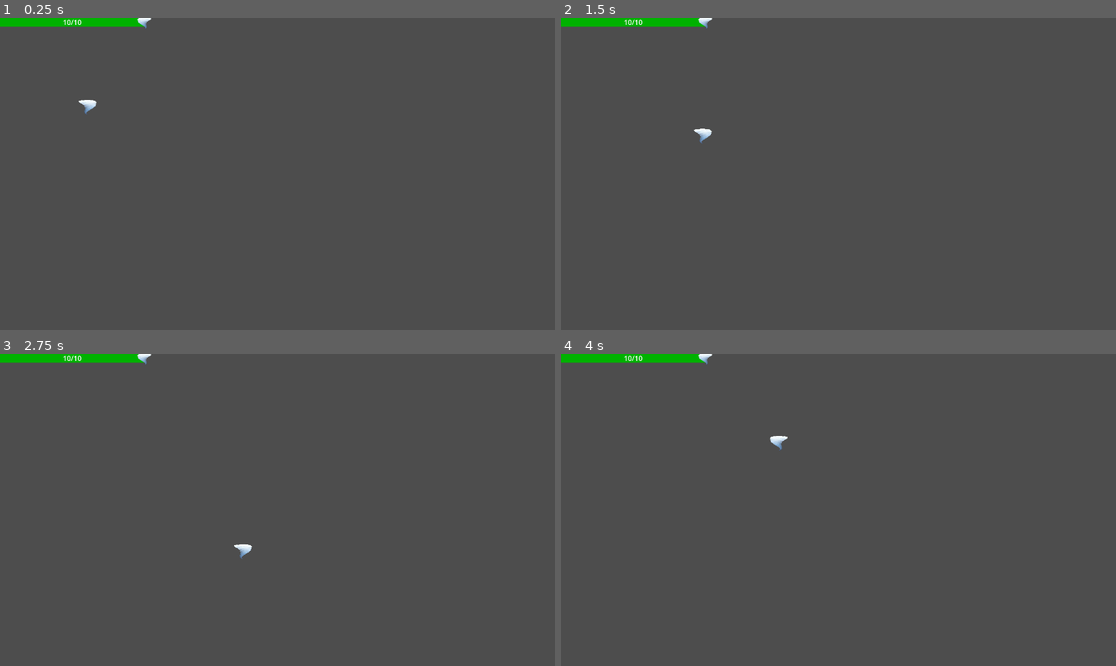
Above: before the commit, frames 1-4 (two rows, left to right).
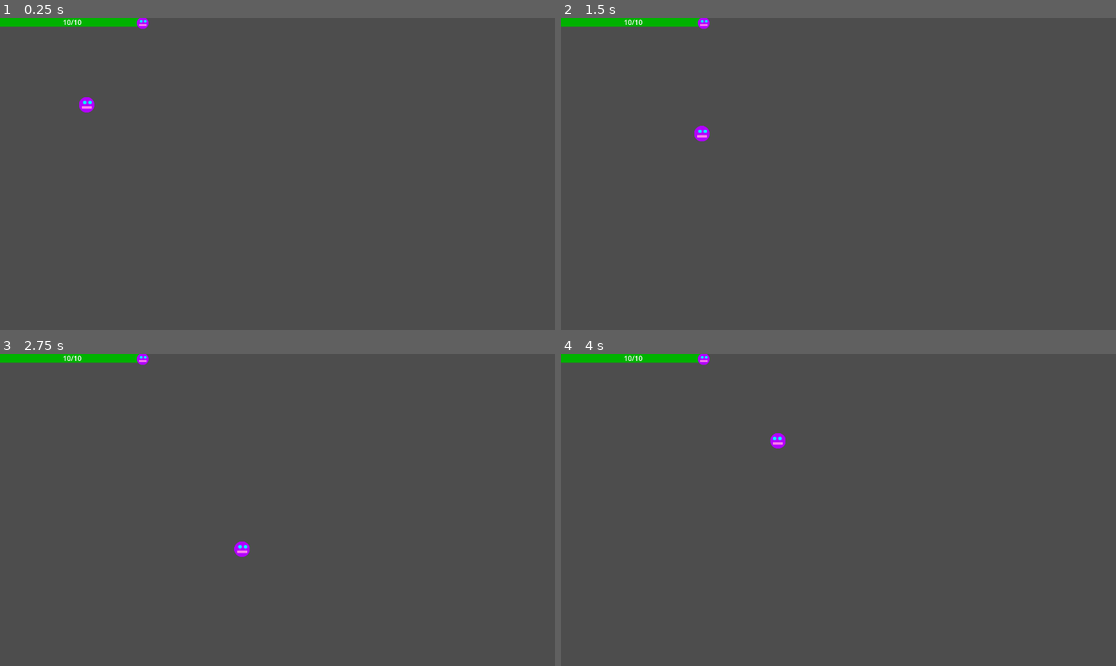
Above: after the commit, the same moments.

Repository: Antoine-Lagache/GameJam_2025
Game: Godot game, scene res://scene/player.tscn
The game is run twice, just before and just after one commit, with the same random seed, the same clock (stepped at 60 frames per second) and the same inputs. This scene is started directly instead of the project's main scene.
Inputs (mouse positions are in pixels of both pictures, inside the frame that each line leads up to):
- Up to frame 1 (0.25 s): no input
- Up to frame 2 (1.5 s): tap Enter at 0.5 s; move the mouse to (960, 158) at 0.52 s; hold Right (right) 0.53-1.28 s; hold Shift 0.53-1.28 s; move the mouse to (727, 189) at 1.27 s; hold Down (down) from 1.28 s (still down); tap T at 1.35 s
- Up to frame 3 (2.75 s): move the mouse to (333, 441) at 2.02 s; release Down (down) at 2.03 s; hold Right (right) from 2.03 s (still down); hold O from 2.03 s (still down)
- Up to frame 4 (4 s): move the mouse to (810, 572) at 2.77 s; release Right (right) at 2.78 s; release O at 2.78 s; hold Up (up) 2.78-3.53 s; tap U at 2.85 s; move the mouse to (1005, 556) at 3.52 s; hold Left (left) from 3.53 s (still down); hold Shift from 3.53 s (still down)

The runs differ from the first frame. In frame 1, 0.2% of the frame differs, in the area x 14-28%, y 0-31%; in frame 2, 0.2%, in the area x 23-28%, y 0-41%; in frame 3, 0.2%; in frame 4, 0.2%.

Commit message:
Go back to first sprite

Diff:
--- a/gamejame/scene/player.tscn
+++ b/gamejame/scene/player.tscn
@@ -6,40 +6,14 @@
 [ext_resource type="PackedScene" uid="uid://lmckkoynou7k" path="res://scene/health_bar.tscn" id="3_fvtld"]
 [ext_resource type="AudioStream" uid="uid://bdkgtfjulpvtn" path="res://sounds/hero_hit.mp3" id="4_ct4mp"]
 
-[sub_resource type="ShaderMaterial" id="ShaderMaterial_s4jxa"]
+[sub_resource type="CircleShape2D" id="CircleShape2D_fvtld"]
+radius = 23.5053
+
+[sub_resource type="ShaderMaterial" id="ShaderMaterial_oh5ij"]
 resource_local_to_scene = true
 shader = ExtResource("2_s4jxa")
 shader_parameter/flash_color = Vector4(1, 1, 1, 1)
 shader_parameter/flash_modifier = 0.0
-
-[sub_resource type="CircleShape2D" id="CircleShape2D_fvtld"]
-radius = 23.5053
-[sub_resource type="Animation" id="Animation_s4jxa"]
-length = 0.001
-tracks/0/type = "value"
-tracks/0/imported = false
-tracks/0/enabled = true
-tracks/0/path = NodePath(".:position")
-tracks/0/interp = 1
-tracks/0/loop_wrap = true
-tracks/0/keys = {
-"times": PackedFloat32Array(0),
-"transitions": PackedFloat32Array(1),
-"update": 0,
-"values": [Vector2(0, 0)]
-}
-tracks/1/type = "value"
-tracks/1/imported = false
-tracks/1/enabled = true
-tracks/1/path = NodePath(".:rotation")
-tracks/1/interp = 1
-tracks/1/loop_wrap = true
-tracks/1/keys = {
-"times": PackedFloat32Array(0),
-"transitions": PackedFloat32Array(1),
-"update": 0,
-"values": [0.0]
-}
 
 [sub_resource type="Animation" id="Animation_oh5ij"]
 resource_name = "Dying_right"
@@ -85,6 +59,33 @@
 }]
 }
 
+[sub_resource type="Animation" id="Animation_s4jxa"]
+length = 0.001
+tracks/0/type = "value"
+tracks/0/imported = false
+tracks/0/enabled = true
+tracks/0/path = NodePath(".:position")
+tracks/0/interp = 1
+tracks/0/loop_wrap = true
+tracks/0/keys = {
+"times": PackedFloat32Array(0),
+"transitions": PackedFloat32Array(1),
+"update": 0,
+"values": [Vector2(0, 0)]
+}
+tracks/1/type = "value"
+tracks/1/imported = false
+tracks/1/enabled = true
+tracks/1/path = NodePath(".:rotation")
+tracks/1/interp = 1
+tracks/1/loop_wrap = true
+tracks/1/keys = {
+"times": PackedFloat32Array(0),
+"transitions": PackedFloat32Array(1),
+"update": 0,
+"values": [0.0]
+}
+
 [sub_resource type="AnimationLibrary" id="AnimationLibrary_g2vtq"]
 _data = {
 &"Dying_right": SubResource("Animation_oh5ij"),
@@ -94,15 +95,15 @@
 [node name="Player" type="CharacterBody2D"]
 script = ExtResource("1_xo3ru")
 
-[node name="Sprite2D" type="Sprite2D" parent="."]
-material = SubResource("ShaderMaterial_s4jxa")
-position = Vector2(5, 5)
-scale = Vector2(0.285, 0.285)
-texture = ExtResource("2_hjaqi")
-
 [node name="CollisionShape2D" type="CollisionShape2D" parent="."]
 position = Vector2(-0.5, 0.5)
 shape = SubResource("CircleShape2D_fvtld")
+
+[node name="Sprite2D" type="Sprite2D" parent="."]
+material = SubResource("ShaderMaterial_oh5ij")
+position = Vector2(0.499992, 1.5)
+scale = Vector2(1.54, 1.54)
+texture = ExtResource("2_hjaqi")
 
 [node name="CanvasLayer" type="CanvasLayer" parent="."]
 
@@ -110,8 +111,8 @@
 
 [node name="Sprite2D" type="Sprite2D" parent="CanvasLayer"]
 z_index = 1
-position = Vector2(499, 14)
-scale = Vector2(0.155, 0.155)
+position = Vector2(494, 18)
+scale = Vector2(0.815, 0.815)
 texture = ExtResource("2_hjaqi")
 
 [node name="HeroHit" type="AudioStreamPlayer" parent="."]
--- a/gamejame/scene/tutorial.tscn
+++ b/gamejame/scene/tutorial.tscn
@@ -54,19 +54,20 @@
 
 [node name="Player" type="Sprite2D" parent="Panel"]
 position = Vector2(330, 187)
-scale = Vector2(0.69, 0.69)
+scale = Vector2(2, 2)
 texture = ExtResource("1_won01")
 
 [node name="ArrowPlayer" type="Sprite2D" parent="Panel/Player"]
-position = Vector2(233.333, 31.8841)
-scale = Vector2(1.41, 1.41)
+position = Vector2(65.5, -3.5)
+scale = Vector2(0.5, 0.5)
 texture = ExtResource("2_mqdaa")
 
 [node name="LabelPlayer" type="Label" parent="Panel/Player"]
-offset_left = 331.884
-offset_right = 493.884
-offset_bottom = 45.0
-scale = Vector2(1.41, 1.41)
+offset_left = 103.5
+offset_top = -15.5
+offset_right = 265.5
+offset_bottom = 29.5
+scale = Vector2(0.5, 0.5)
 theme_override_font_sizes/font_size = 32
 text = "Hero (you)"
 
--- a/gamejame/script/player.gd
+++ b/gamejame/script/player.gd
@@ -16,7 +16,7 @@
 func loose_pv():
 	if i_frames <= 0:
 		hero_hit.play()
-		$Sprite2D.material.set_shader_parameter("flash_modifier", 0.4)
+		$Sprite2D.material.set_shader_parameter("flash_modifier", 0.7)
 		# $Flash_Timer.start()
 		flash_start()
 		$CanvasLayer/Health_bar.health += -1
@@ -33,7 +33,7 @@
 	var number_of_flash = 3
 	for i in range(number_of_flash):
 		$Flash_Timer.start(0.08)
-		$Sprite2D.material.set_shader_parameter("flash_modifier", 0.4)
+		$Sprite2D.material.set_shader_parameter("flash_modifier", 0.6)
 		await $Flash_Timer.timeout
 		$Sprite2D.material.set_shader_parameter("flash_modifier", 0.0)
 		$Flash_Timer.start(0.12)
@@ -70,9 +70,9 @@
 			velocity = direction*SPEED
 
 		if direction.x <0:
-			$Sprite2D.flip_h  = false
+			$Sprite2D.flip_h  = true
 		else:
-			$Sprite2D.flip_h = true
+			$Sprite2D.flip_h = false
 
 		if i_frames > 0:
 			i_frames -= 1
--- a/gamejame/shader/flash.gdshader
+++ b/gamejame/shader/flash.gdshader
@@ -5,7 +5,7 @@
 
 void fragment() {
 	vec4 color = texture(TEXTURE, UV);
-	color.rgb = mix(color.rgb, 1.-flash_color.rgb, flash_modifier);
+	color.rgb = mix(color.rgb, flash_color.rgb, flash_modifier);
 	COLOR = color;
 }
 
Not shown: 1 places in gamejame/scene/gameover.tscn that only renumber resources
Not shown: 1 places in gamejame/scene/gameover_lvl3.tscn that only renumber resources
Not shown: 1 places in gamejame/scene/tutorial.tscn that only renumber resources
Binary file changed: gamejame/sprites/player.png
Not shown, removed: gamejame/sprites/player.png.png.import
